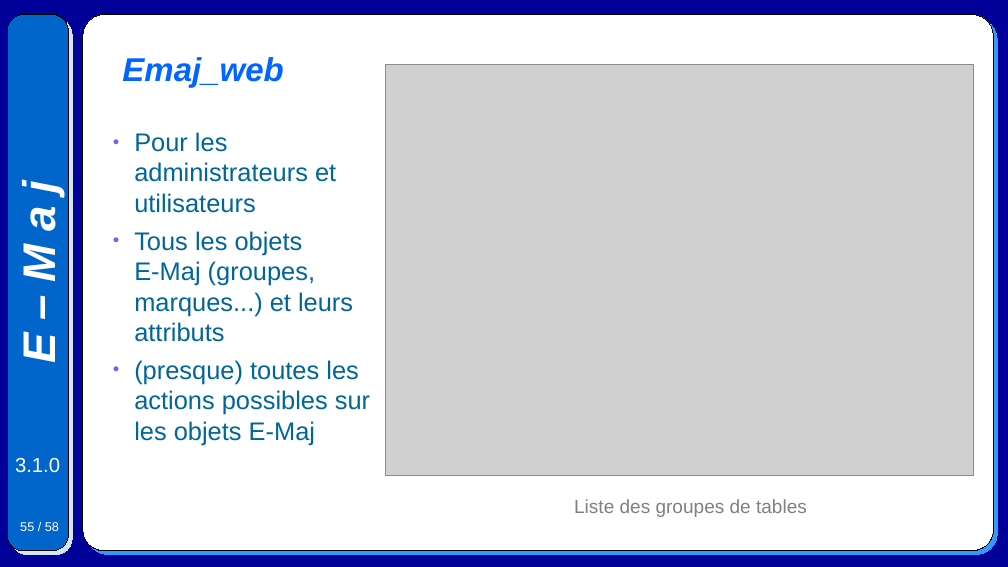
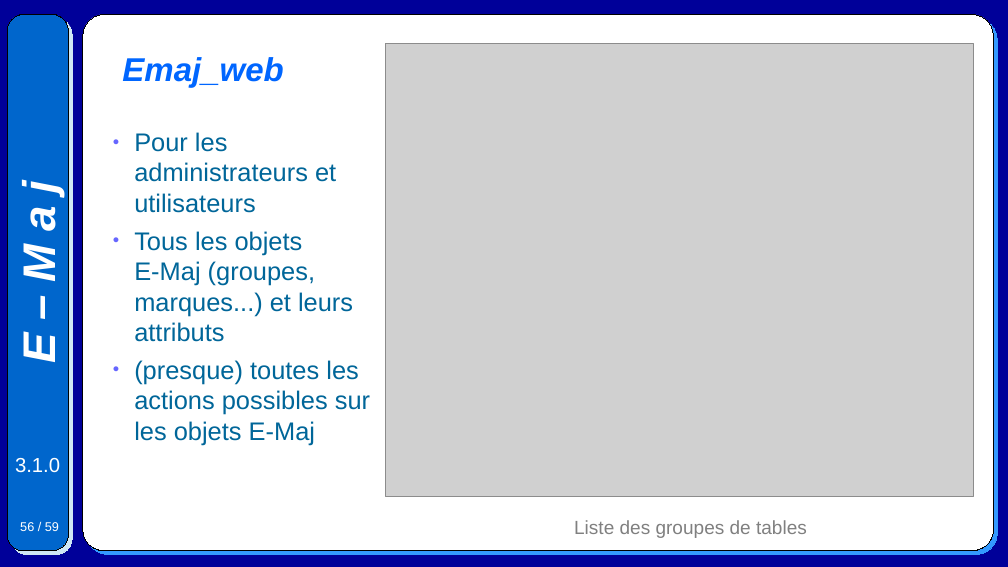
Before and after one commit to beaud76/emaj_doc, a slide deck: slide 56 of Emaj.devel_pres_fr.odp (slide 55 before the commit). Drawn at 1008x567 pixels with LibreOffice and Linux fonts; fonts in the diff are those of the drawing; grey boxes stand for pictures. Boxes give left, top, right and bottom in pixels: in the first picture for what was removed or moved away, otherwise in the second. Text is boxed around its words. In the diff, an @@ line names an element or a change of style, - is before the commit and + after.

```diff
--- a/Emaj.devel_pres_fr.odp
+++ b/Emaj.devel_pres_fr.odp
@@ picture: place and size @@
-picture at bbox=[386, 64, 974, 475]
+picture at bbox=[386, 43, 974, 497]
@@ page number at bbox=[20, 522, 59, 531]: text changed @@
-55 / 58
+56 / 59
@@ text "Liste des groupes de tables": place and size @@
-text "Liste des groupes de tables" at bbox=[574, 499, 807, 517]
+text "Liste des groupes de tables" at bbox=[574, 520, 807, 538]
```
Also in this commit, not shown: 57 other slides changed, 1 slide added, 45 other files.
